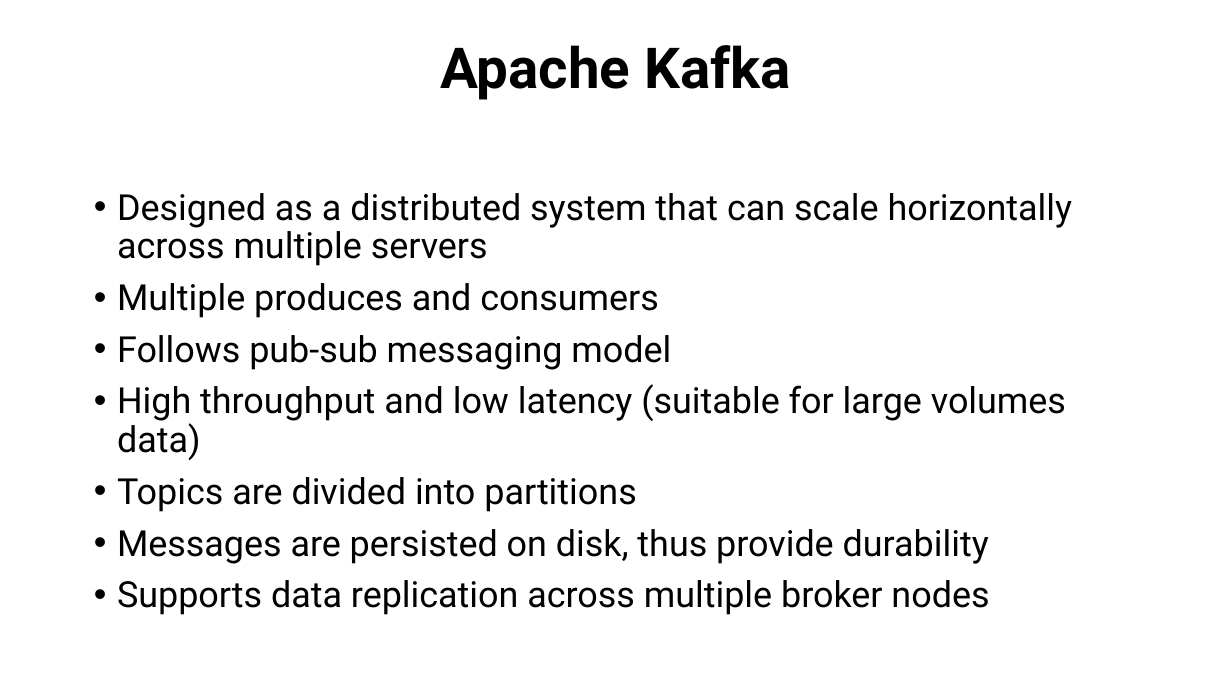
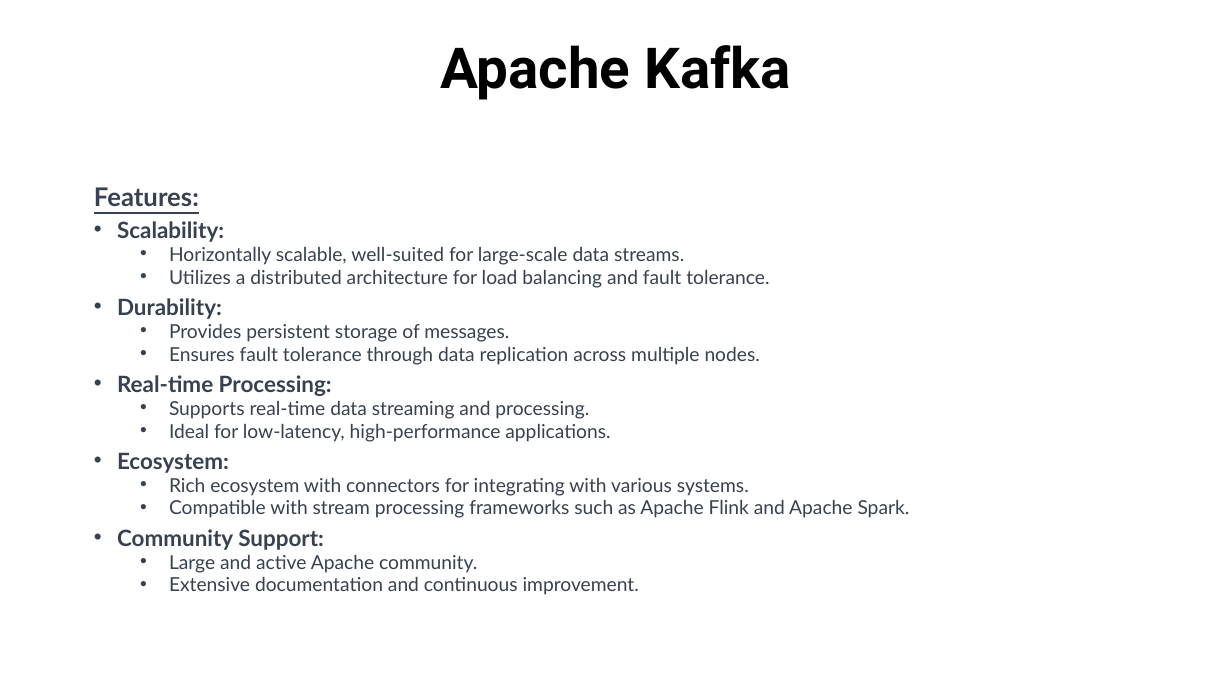
Before and after one commit to emrul11/OSL-MessageQueueService, a slide deck: slide 3 of Documents/MessageQueueService.pptx. Drawn at 1232x693 pixels with LibreOffice and Linux fonts; fonts in the diff are those of the drawing. Boxes give left, top, right and bottom in pixels: in the first picture for what was removed or moved away, otherwise in the second. Text is boxed around its words. In the diff, an @@ line names an element or a change of style, - is before the commit and + after.

Commit message:
ppt updated

```diff
--- a/Documents/MessageQueueService.pptx
+++ b/Documents/MessageQueueService.pptx
@@ text at bbox=[94, 187, 910, 595]: text changed; size 28 to 15 pt; font Roboto to Lato; text colour #000000 to #374151 @@
-• Designed as a distributed system that can scale horizontally across multiple servers
-• Multiple produces and consumers
-• Follows pub-sub messaging model
-• High throughput and low latency (suitable for large volumes data)
-• Topics are divided into partitions
-• Messages are persisted on disk, thus provide durability
-• Supports data replication across multiple broker nodes
+Features:
+• Scalability:
+  • Horizontally scalable, well-suited for large-scale data streams.
+  • Utilizes a distributed architecture for load balancing and fault tolerance.
+• Durability:
+  • Provides persistent storage of messages.
+  • Ensures fault tolerance through data replication across multiple nodes.
+• Real-time Processing:
+  • Supports real-time data streaming and processing.
+  • Ideal for low-latency, high-performance applications.
+• Ecosystem:
+  • Rich ecosystem with connectors for integrating with various systems.
+  • Compatible with stream processing frameworks such as Apache Flink and Apache Spark.
+• Community Support:
+  • Large and active Apache community.
+  • Extensive documentation and continuous improvement.
```
Also in this commit, not shown: 4 other slides changed, 20 slides added.
